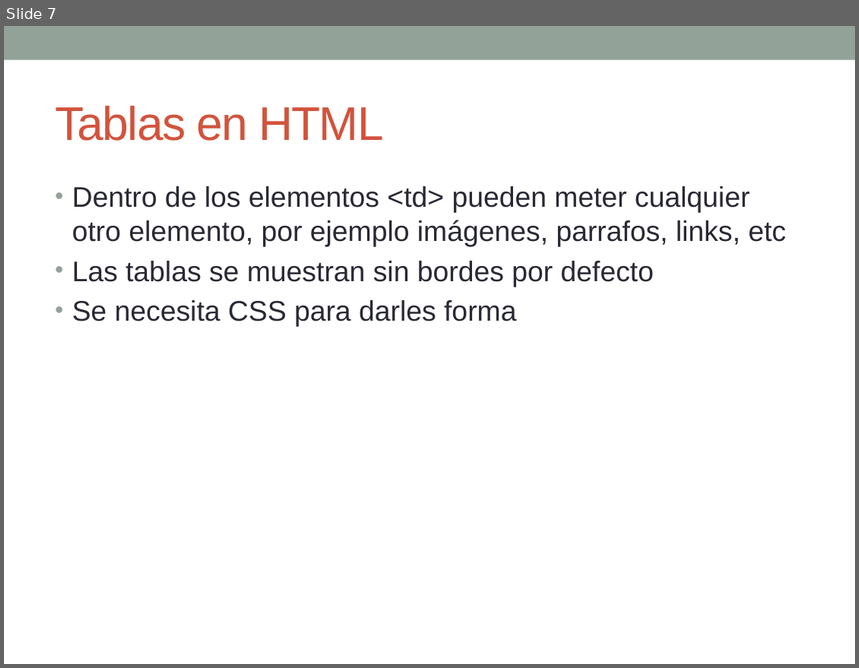
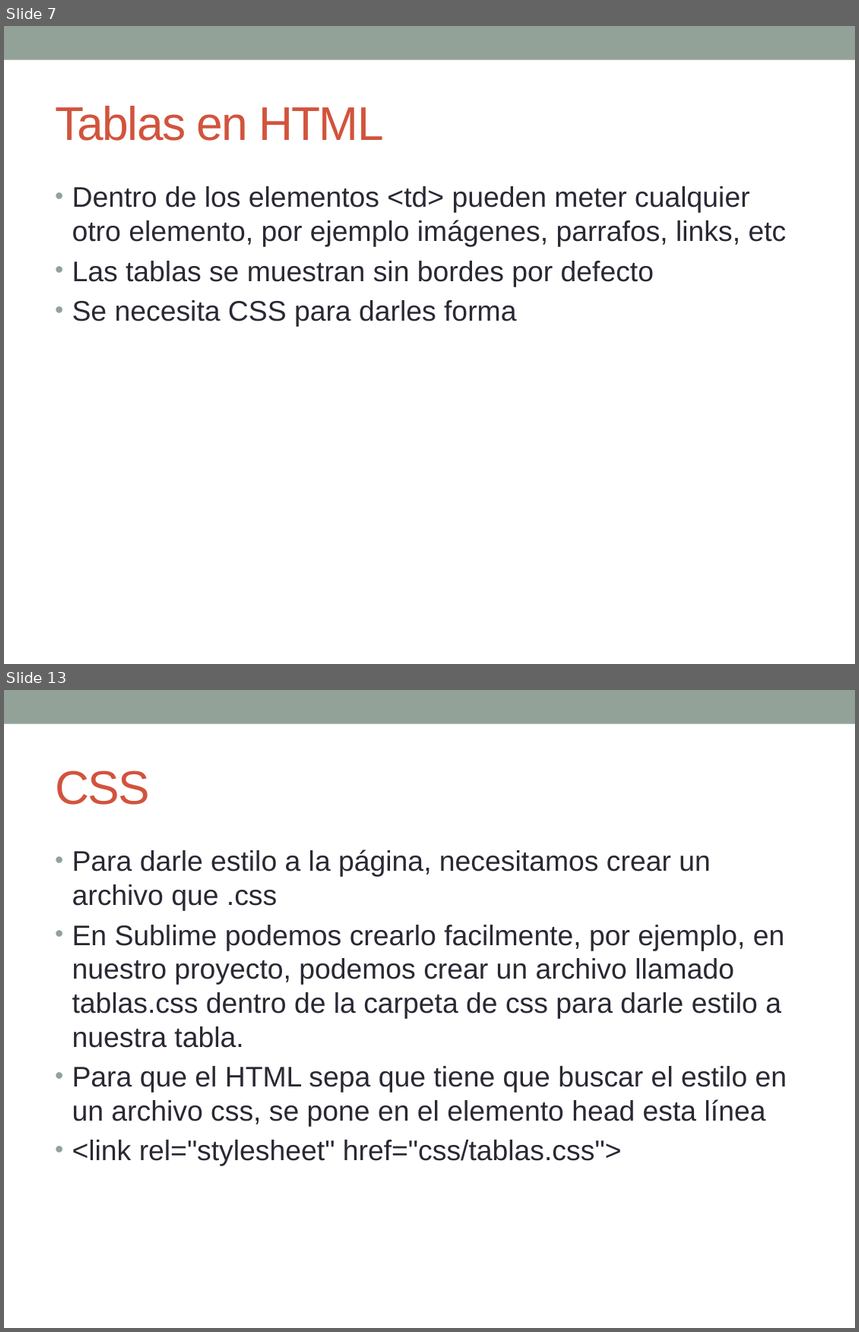
Before and after one commit to esolorzanob/UPI_Diseno, a slide deck: Semana 3.pptx. Shown one above the other, each under a label of ours: slide 7 before the commit, slides 7 and 13 after it; the slides between them are not shown. The pictures are 859x668 and 859x1332 pixels, drawn with LibreOffice and Linux fonts; fonts in the diff are those of the drawing. Boxes give left, top, right and bottom in pixels: in the first picture for what was removed or moved away, otherwise in the second. Text is boxed around its words. In the diff, an @@ line names an element or a change of style, - is before the commit and + after.

```diff
--- a/Semana 3.pptx
+++ b/Semana 3.pptx
@@ slide 13 added at [4,690,855,1328], background #FFFFFF; not listed: 1 template element that a slide beside it also shows @@
@@ title added at [55,771,150,805], 40 pt, text #D2533C @@
+CSS
@@ text added at [72,850,788,1167], 24 pt, text #292934 @@
+• Para darle estilo a la página, necesitamos crear un archivo que .css
+• En Sublime podemos crearlo facilmente, por ejemplo, en nuestro proyecto, podemos crear un archivo llamado tablas.css dentro de la carpeta de css para darle estilo a nuestra tabla.
+• Para que el HTML sepa que tiene que buscar el estilo en un archivo css, se pone en el elemento head esta línea
+• <link rel="stylesheet" href="css/tablas.css">
```
Also in this commit, not shown: 2 slides changed, 8 other slides added, 1 slide removed, 4 other files.
